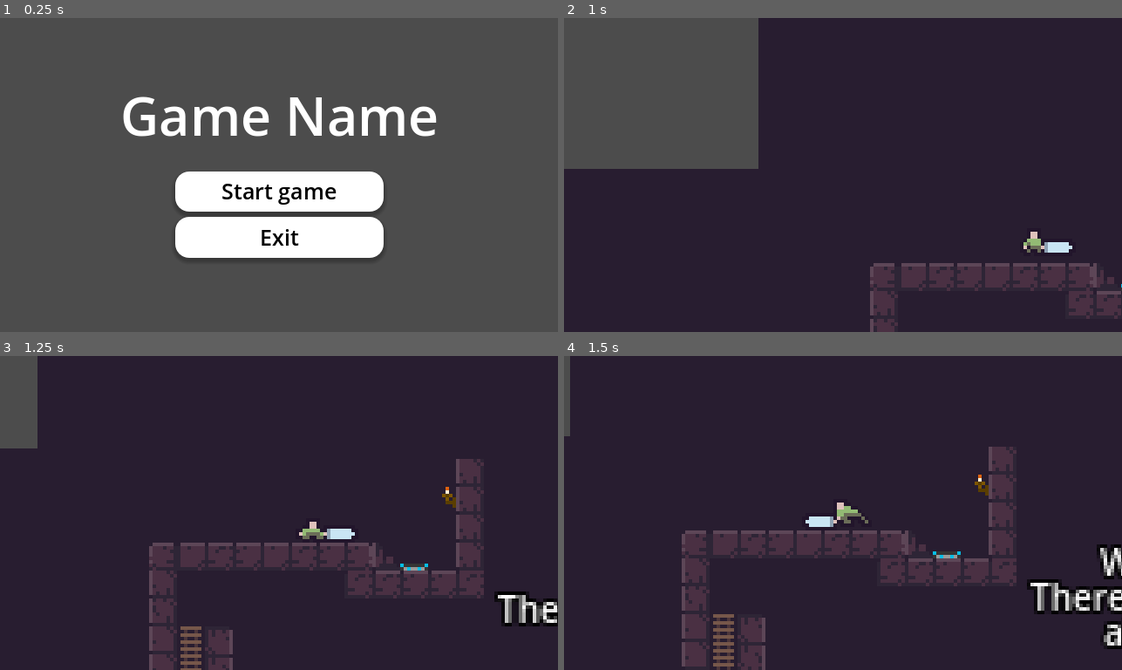
Above: before the commit, frames 1-4 (two rows, left to right).
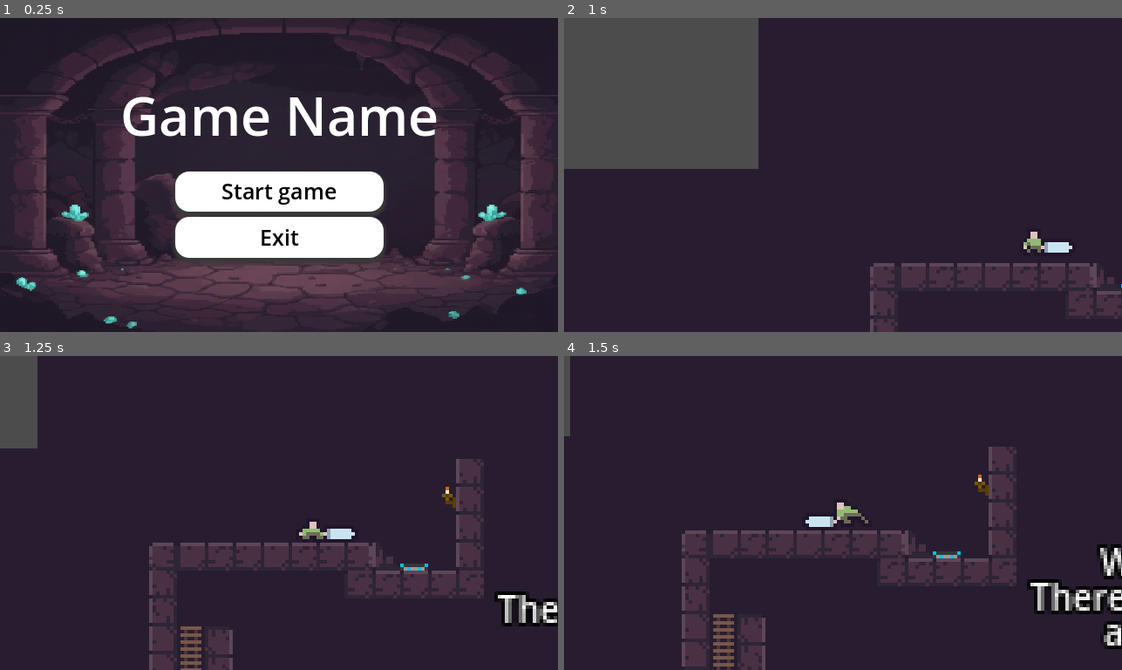
Above: after the commit, the same moments.

Repository: ShamsParvezArka/buet-game-jam-2026-submission
Game: Godot game, scene res://scene/Main_Menu.tscn
Same seed, same stepped clock (60 frames per second), same inputs: the game is played once before the commit and once after it. This scene is started directly instead of the project's main scene.
Inputs:
- Up to frame 1 (0.25 s): no input
- Up to frame 2 (1 s): click "Start game" at 0.5 s
- Up to frame 3 (1.25 s): no input
- Up to frame 4 (1.5 s): tap A (move_left) at 1.25 s; hold D (move_right) from 1.28 s (still down); hold K (attack) from 1.28 s (still down)

The runs differ from the first frame. In frame 1, 80% of the frame differs, in the area x 0-100%, y 0-100%; in frame 2, nothing differs; in frame 3, nothing differs; in frame 4, nothing differs.

Commit message:
[add] basic mob

Diff:
--- a/scene/Main_Menu.tscn
+++ b/scene/Main_Menu.tscn
@@ -1,8 +1,10 @@
-[gd_scene load_steps=7 format=3 uid="uid://dymt2rn5onkfp"]
+[gd_scene load_steps=8 format=3 uid="uid://dymt2rn5onkfp"]
 
 [ext_resource type="Script" uid="uid://cdovn1drsw6ue" path="res://script/main_menu.gd" id="1_15cg4"]
+[ext_resource type="Texture2D" uid="uid://84o2dcvs3obp" path="res://asset/bg_main_menu.png" id="2_ty7cv"]
 
 [sub_resource type="StyleBoxTexture" id="StyleBoxTexture_ty7cv"]
+texture = ExtResource("2_ty7cv")
 
 [sub_resource type="StyleBoxFlat" id="StyleBoxFlat_h2xoo"]
 bg_color = Color(1, 1, 1, 1)
--- /dev/null
+++ b/scene/mob.tscn
@@ -0,0 +1,121 @@
+[gd_scene load_steps=17 format=3 uid="uid://c52mgjdsmi12l"]
+
+[ext_resource type="Script" uid="uid://by58i2brgvy8l" path="res://script/mob/mob_basic.gd" id="1_25hoh"]
+[ext_resource type="Script" uid="uid://c550tnck2brbh" path="res://script/state_machine.gd" id="2_wts8j"]
+[ext_resource type="Script" uid="uid://6utyo4mghfcd" path="res://script/mob/idle.gd" id="3_wts8j"]
+[ext_resource type="Script" uid="uid://doh0rfootilgg" path="res://script/mob/run.gd" id="4_25hoh"]
+[ext_resource type="Texture2D" uid="uid://cv6p34xscrqpp" path="res://asset/mob/lizard_idle.png" id="4_wts8j"]
+[ext_resource type="Texture2D" uid="uid://d07lleqwtl557" path="res://asset/mob/lizard_run.png" id="6_bt0d5"]
+
+[sub_resource type="CapsuleShape2D" id="CapsuleShape2D_25hoh"]
+radius = 5.0
+height = 12.0
+
+[sub_resource type="AtlasTexture" id="AtlasTexture_25hoh"]
+atlas = ExtResource("4_wts8j")
+region = Rect2(0, 0, 13, 16)
+
+[sub_resource type="AtlasTexture" id="AtlasTexture_bt0d5"]
+atlas = ExtResource("4_wts8j")
+region = Rect2(16, 0, 13, 16)
+
+[sub_resource type="AtlasTexture" id="AtlasTexture_iycmn"]
+atlas = ExtResource("4_wts8j")
+region = Rect2(32, 0, 13, 16)
+
+[sub_resource type="AtlasTexture" id="AtlasTexture_fmerv"]
+atlas = ExtResource("4_wts8j")
+region = Rect2(48, 0, 13, 16)
+
+[sub_resource type="AtlasTexture" id="AtlasTexture_e612c"]
+atlas = ExtResource("6_bt0d5")
+region = Rect2(0, 0, 13, 16)
+
+[sub_resource type="AtlasTexture" id="AtlasTexture_emakc"]
+atlas = ExtResource("6_bt0d5")
+region = Rect2(16, 0, 13, 16)
+
+[sub_resource type="AtlasTexture" id="AtlasTexture_g37mm"]
+atlas = ExtResource("6_bt0d5")
+region = Rect2(32, 0, 13, 16)
+
+[sub_resource type="AtlasTexture" id="AtlasTexture_ghaoo"]
+atlas = ExtResource("6_bt0d5")
+region = Rect2(48, 0, 13, 16)
+
+[sub_resource type="SpriteFrames" id="SpriteFrames_e612c"]
+animations = [{
+"frames": [{
+"duration": 1.0,
+"texture": SubResource("AtlasTexture_25hoh")
+}, {
+"duration": 1.0,
+"texture": SubResource("AtlasTexture_bt0d5")
+}, {
+"duration": 1.0,
+"texture": SubResource("AtlasTexture_iycmn")
+}, {
+"duration": 1.0,
+"texture": SubResource("AtlasTexture_fmerv")
+}],
+"loop": true,
+"name": &"idle",
+"speed": 5.0
+}, {
+"frames": [{
+"duration": 1.0,
+"texture": SubResource("AtlasTexture_e612c")
+}, {
+"duration": 1.0,
+"texture": SubResource("AtlasTexture_emakc")
+}, {
+"duration": 1.0,
+"texture": SubResource("AtlasTexture_g37mm")
+}, {
+"duration": 1.0,
+"texture": SubResource("AtlasTexture_ghaoo")
+}],
+"loop": true,
+"name": &"run",
+"speed": 5.0
+}]
+
+[node name="mob" type="CharacterBody2D" node_paths=PackedStringArray("state_machine", "initial_state", "flipbook")]
+script = ExtResource("1_25hoh")
+state_machine = NodePath("StateMachine")
+initial_state = NodePath("StateMachine/Idle")
+flipbook = NodePath("Flipbook")
+metadata/_custom_type_script = "uid://d2kjmtspxbl7j"
+
+[node name="StateMachine" type="Node2D" parent="." node_paths=PackedStringArray("player")]
+script = ExtResource("2_wts8j")
+player = NodePath("..")
+metadata/_custom_type_script = "uid://c550tnck2brbh"
+
+[node name="Idle" type="Node" parent="StateMachine"]
+script = ExtResource("3_wts8j")
+metadata/_custom_type_script = "uid://drn4nb81k2l2b"
+
+[node name="Run" type="Node" parent="StateMachine"]
+script = ExtResource("4_25hoh")
+metadata/_custom_type_script = "uid://drn4nb81k2l2b"
+
+[node name="Collider" type="CollisionShape2D" parent="."]
+position = Vector2(-1, 1)
+shape = SubResource("CapsuleShape2D_25hoh")
+
+[node name="Flipbook" type="AnimatedSprite2D" parent="."]
+sprite_frames = SubResource("SpriteFrames_e612c")
+animation = &"idle"
+
+[node name="RayCast2D" type="RayCast2D" parent="Flipbook"]
+position = Vector2(1, 2)
+target_position = Vector2(50, 0)
+collision_mask = 2
+collide_with_areas = true
+
+[node name="Timer" type="Timer" parent="."]
+wait_time = 5.0
+one_shot = true
+
+[connection signal="timeout" from="Timer" to="." method="_on_timer_timeout"]
--- /dev/null
+++ b/script/mob/idle.gd
@@ -0,0 +1,9 @@
+extends State
+
+func enter() -> void:
+	player.flipbook.play("idle")
+func update(delta: float) -> void:
+	print(player.velocity)
+	if player.direction_horizontal != 0 :
+		print("change to run")
+		state_machine.change_state(state_machine.get_node("Run"))
--- /dev/null
+++ b/script/mob/mob_basic.gd
@@ -0,0 +1,85 @@
+extends CharacterController
+
+@export var normal_speed := 20
+@export var chase_speed = 30
+@export var accleration:= 10
+@export var gravity := 90
+
+@export var player:CharacterController # target
+@export var left_boundary:Vector2
+@export var right_boundary:Vector2
+
+@onready var ray_cast: RayCast2D = $Flipbook/RayCast2D
+@onready var timer: Timer = $Timer
+
+var direction:Vector2
+
+enum State {
+	SEARCH, # looking for enemy
+	FOUND # found the enemy
+}
+var current_state =State.SEARCH # initially searching
+
+func _ready() -> void:
+	# random movment value boundary
+	left_boundary = self.position + Vector2(-10,0)
+	right_boundary = self.position + Vector2(10,0)
+
+func _physics_process(delta: float) -> void:
+	move(delta)
+	change_direction()
+	lookForPlayer()
+
+func lookForPlayer():
+	if ray_cast.is_colliding():
+		var collider = ray_cast.get_collider()
+		if collider == player:
+			chasePlayer()
+	else:
+		stopChase()
+
+func chasePlayer():
+	timer.stop()
+	current_state = State.FOUND
+func stopChase():
+	if timer.time_left <= 0:
+		timer.start()
+func move(delta:float):
+	if current_state == State.SEARCH:
+		velocity = velocity.move_toward(direction*normal_speed,accleration*delta)
+	elif current_state == State.FOUND:
+		velocity = velocity.move_toward(direction*chase_speed,accleration*delta)
+	move_and_slide()
+
+func change_direction()-> void:
+	if current_state == State.SEARCH:
+		if flipbook.flip_h:
+			#looking at left
+			if self.position.x >= left_boundary.x:
+				direction = Vector2(-1,0)
+			else:
+				flipbook.flip_h = false
+				ray_cast.target_position = Vector2(50,0)
+
+		else:
+			if self.position.x <= right_boundary.x:
+				direction = Vector2(1,0)
+			else:
+				flipbook.flip_h	= true
+				ray_cast.target_position = Vector2(-50,0)
+	elif current_state == State.FOUND: # found the player
+		direction = (player.position - self.position).normalized()
+
+		direction = sign(direction)
+		if direction.x == 1:
+			#right direction
+			#print("chasing in right")
+			flipbook.flip_h = false
+			ray_cast.target_position = Vector2(50,0)
+		else:
+			#print("chasing in left")
+			flipbook.flip_h = true
+			ray_cast.target_position = Vector2(-50,0)
+
+func _on_timer_timeout() -> void:
+	current_state = State.SEARCH
--- /dev/null
+++ b/script/mob/run.gd
@@ -0,0 +1,13 @@
+extends State
+
+func enter() -> void:
+	print("sprite2d for run")
+	player.flipbook.play("run")
+
+func update(delta: float) -> void:
+	state_machine.update_facing_direction(player.direction_horizontal)
+
+	if player.direction_horizontal == 0:
+		state_machine.change_state(state_machine.get_node("Idle"))
+	#elif Input.is_action_pressed("attack"):
+		#state_machine.change_state(state_machine.get_node("Attack"))
--- /dev/null
+++ b/script/mob/state_machine.gd
@@ -0,0 +1 @@
+extends StateMachine
Binary file added: asset/bg_main_menu.png
Not shown, added: asset/bg_main_menu.png.import
Binary file added: asset/mob/lizard_idle.png
Not shown, added: asset/mob/lizard_idle.png.import
Binary file added: asset/mob/lizard_run.png
Not shown, added: asset/mob/lizard_run.png.import
Not shown, added: script/mob/idle.gd.uid
Not shown, added: script/mob/mob_basic.gd.uid
Not shown, added: script/mob/run.gd.uid
Not shown, added: script/mob/state_machine.gd.uid
